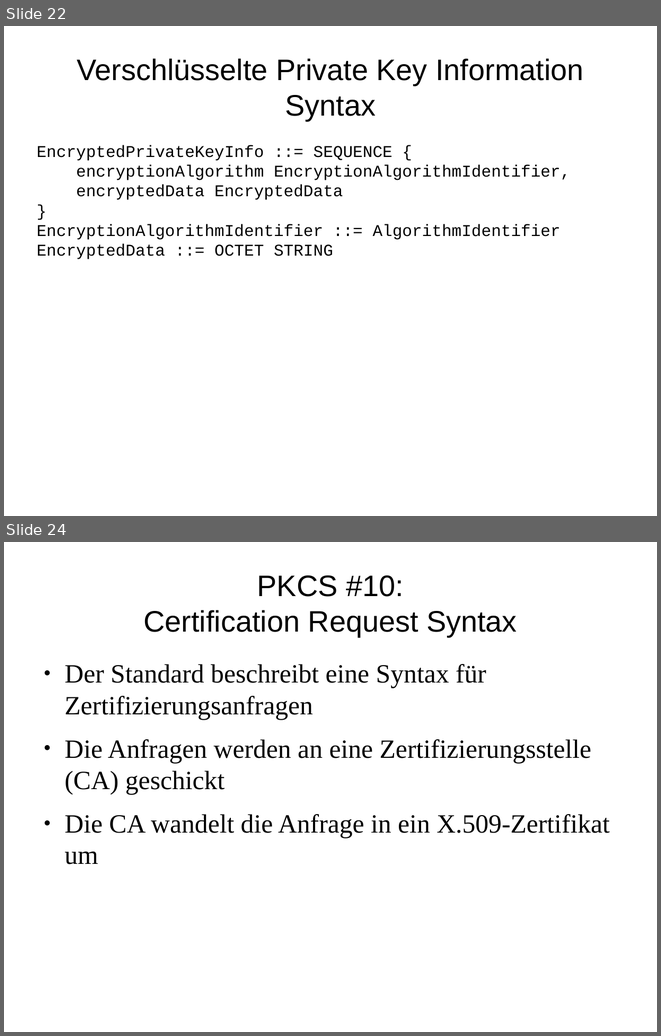
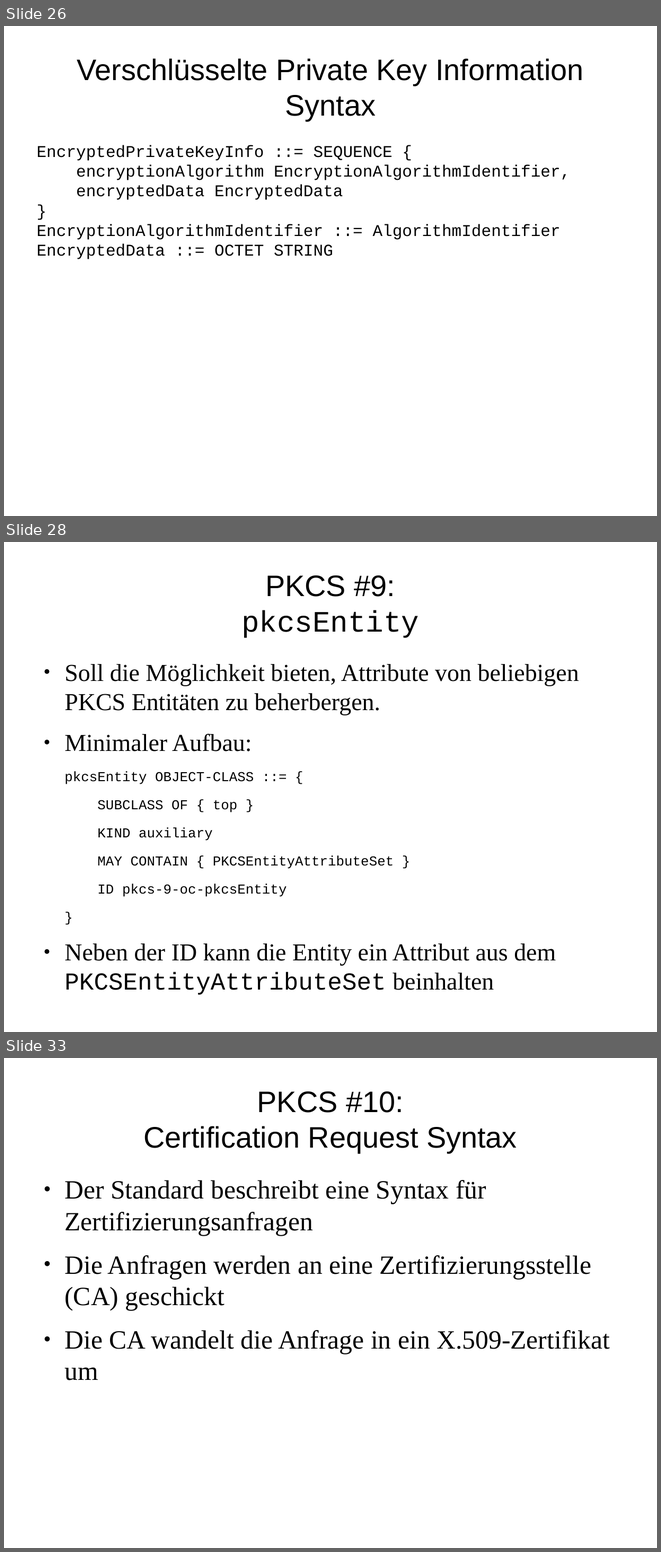
Before and after one commit to FFHS-Inf-2010-students/sa-krypt, a slide deck: pres/praesentation.odp. Shown one above the other, each under a label of ours: slides 22 and 24 before the commit, slides 26, 28 and 33 after it; the slides between them are not shown. The pictures are 661x1036 and 661x1552 pixels, drawn with LibreOffice and Linux fonts; fonts in the diff are those of the drawing. Boxes give left, top, right and bottom in pixels: in the first picture for what was removed or moved away, otherwise in the second. Text is boxed around its words. In the diff, an @@ line names an element or a change of style, - is before the commit and + after.

```diff
--- a/pres/praesentation.odp
+++ b/pres/praesentation.odp
@@ slide 28 added at box(4, 542, 657, 1032), background #FFFFFF @@
@@ title added at box(241, 575, 419, 638), 36 pt, text #000000 @@
+PKCS #9:
+pkcsEntity
@@ text added at box(64, 664, 579, 995), 29.6 pt, text #000000 @@
+● Soll die Möglichkeit bieten, Attribute von beliebigen PKCS Entitäten zu beherbergen.
+● Minimaler Aufbau:
+pkcsEntity OBJECT-CLASS ::= {
+SUBCLASS OF { top }
+KIND auxiliary
+MAY CONTAIN { PKCSEntityAttributeSet }
+ID pkcs-9-oc-pkcsEntity
+}
+● Neben der ID kann die Entity ein Attribut aus dem PKCSEntityAttributeSet beinhalten
@@ what was slide 22 is now slide 26 @@
@@ what was slide 24 is now slide 33 @@
```
Also in this commit, not shown: 3 slides changed, 10 other slides added, 2 other files.
